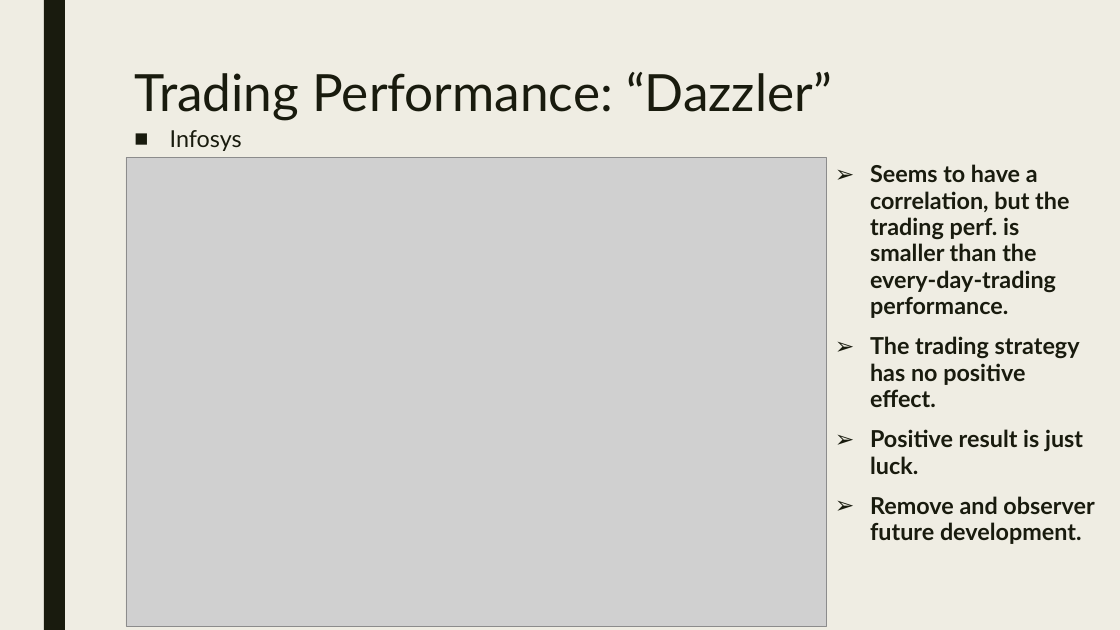
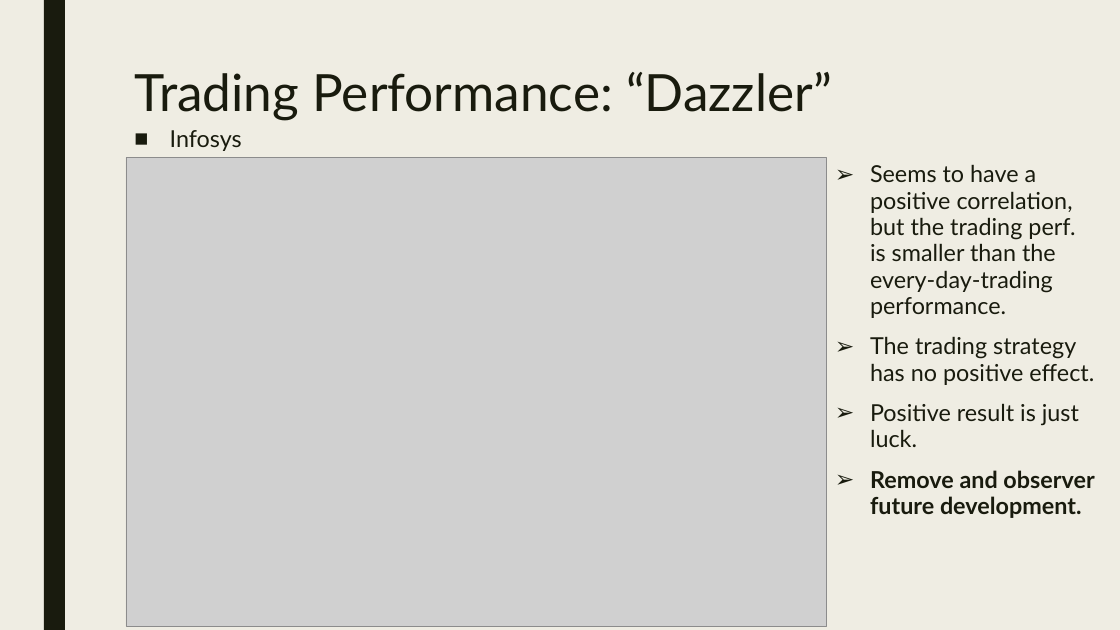
Before and after one commit to StefHai/NYCDS_Projects, a slide deck: slide 12 of 010 Shiny/Shiny Project Slides.pptx. Drawn at 1120x630 pixels with LibreOffice and Linux fonts; fonts in the diff are those of the drawing; grey boxes stand for pictures. Boxes give left, top, right and bottom in pixels: in the first picture for what was removed or moved away, otherwise in the second. Text is boxed around its words. In the diff, an @@ line names an element or a change of style, - is before the commit and + after.

```diff
--- a/010 Shiny/Shiny Project Slides.pptx
+++ b/010 Shiny/Shiny Project Slides.pptx
@@ text at bbox=[870, 164, 1075, 318]: text changed; bold off @@
-➢ Seems to have a correlation, but the trading perf. is smaller than the every-day-trading performance.
+➢ Seems to have a positive correlation, but the trading perf. is smaller than the every-day-trading performance.
@@ text at bbox=[870, 336, 1094, 447]: bold off in "The trading strategy has no positive effect.", "Positive result is just luck." @@
```
Also in this commit, not shown: 6 other slides changed, 1 other file.
